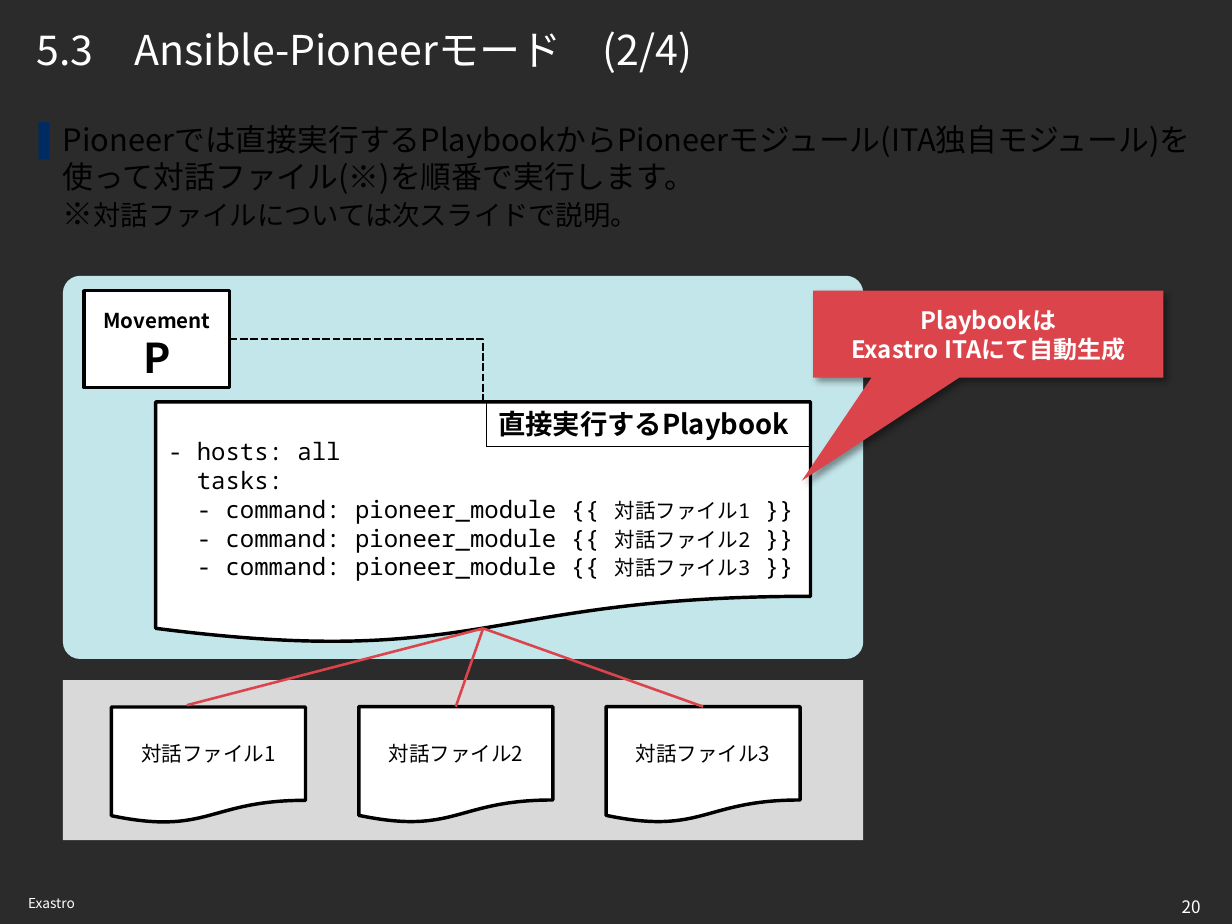
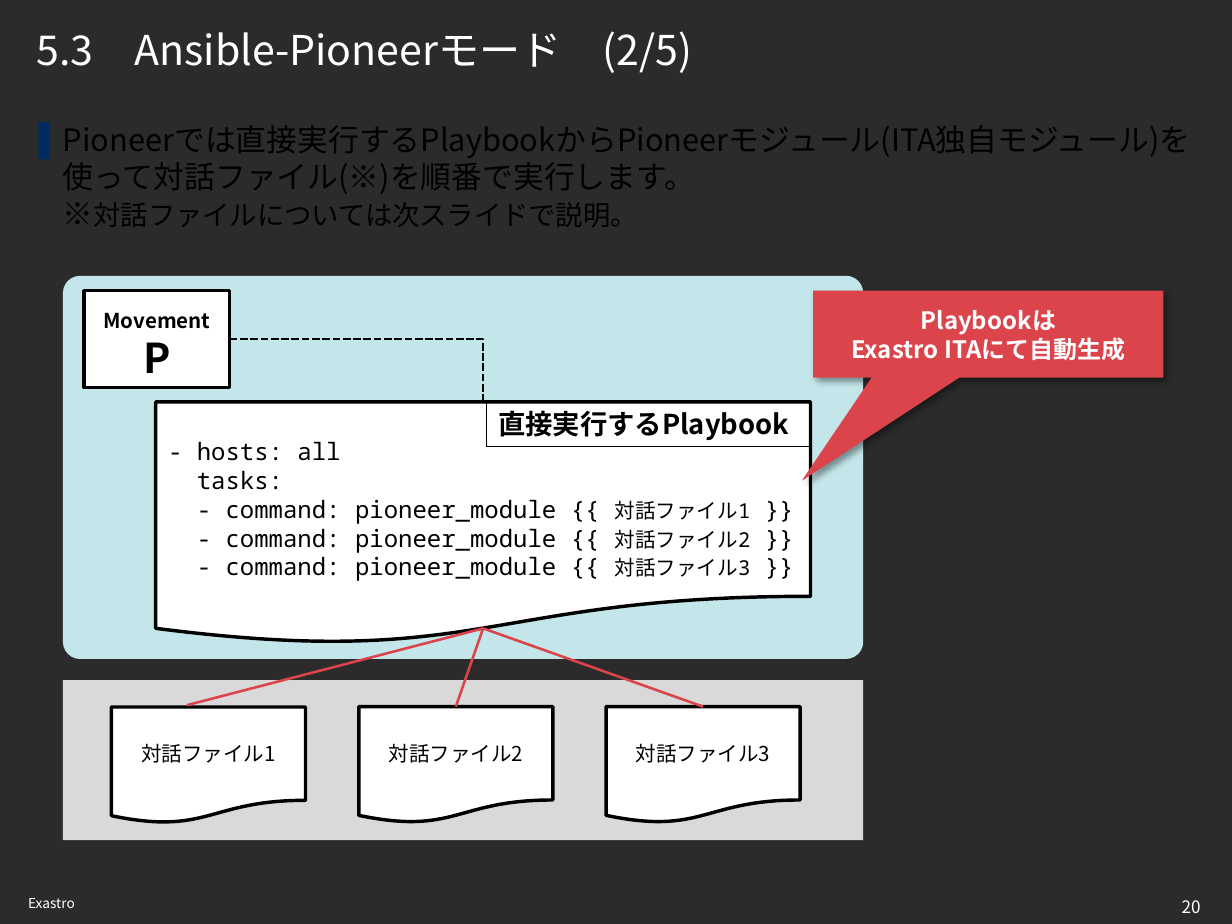
Before and after one commit to exastro-suite/it-automation-docs, a slide deck: slide 20 of asset/Learn_ja/ITA-Ansible-Driver_ja.pptx. Drawn at 1232x924 pixels with LibreOffice and Linux fonts; fonts in the diff are those of the drawing; background and template pictures are left out; a plain dark background stands for a picture behind light text. Boxes give left, top, right and bottom in pixels: in the first picture for what was removed or moved away, otherwise in the second. Text is boxed around its words. In the diff, an @@ line names an element or a change of style, - is before the commit and + after.

Commit message:
modified ITA-Ansible-Driver

```diff
--- a/asset/Learn_ja/ITA-Ansible-Driver_ja.pptx
+++ b/asset/Learn_ja/ITA-Ansible-Driver_ja.pptx
@@ title at box(37, 31, 692, 73): text changed @@
-5.3 Ansible-Pioneerモード (2/4)
+5.3 Ansible-Pioneerモード (2/5)
```
Also in this commit, not shown: 8 other slides changed, 1 slide added, 1 other file.
